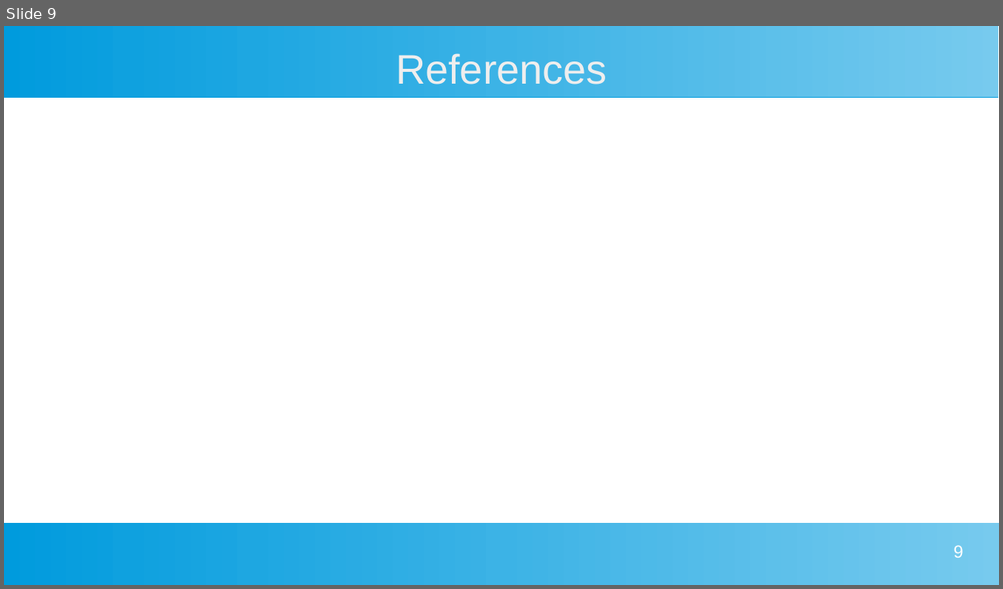
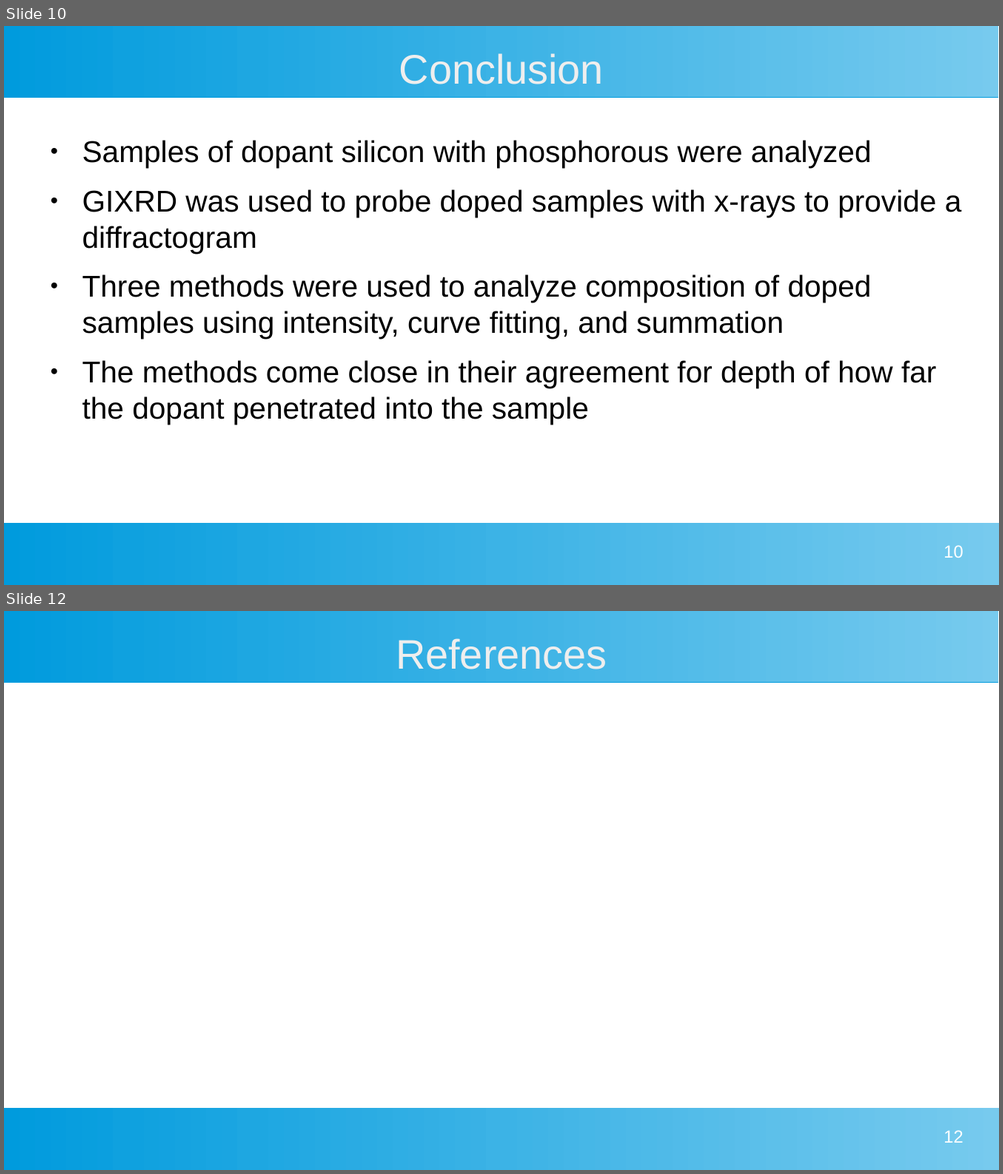
Before and after one commit to MarkS5001/GIXRD-Thesis, a slide deck: Thesis Defense Presentation.odp. Shown one above the other, each under a label of ours: slide 9 before the commit, slides 10 and 12 after it; the slides between them are not shown. The pictures are 1003x589 and 1003x1174 pixels, drawn with LibreOffice and Linux fonts; fonts in the diff are those of the drawing. Boxes give left, top, right and bottom in pixels: in the first picture for what was removed or moved away, otherwise in the second. Text is boxed around its words. In the diff, an @@ line names an element or a change of style, - is before the commit and + after.

Commit message:
Added conclusion slide, and updated other slides according to feedback

```diff
--- a/Thesis Defense Presentation.odp
+++ b/Thesis Defense Presentation.odp
@@ slide 10 added at [4,26,999,585], background #FFFFFF; not listed: 2 template elements that a slide beside it also shows @@
@@ title added at [399,53,603,84], 33 pt, text #EEEEEE @@
+Conclusion
@@ text added at [82,140,962,424], 24 pt, text #000000 @@
+● Samples of dopant silicon with phosphorous were analyzed
+● GIXRD was used to probe doped samples with x-rays to provide a diffractogram
+● Three methods were used to analyze composition of doped samples using intensity, curve fitting, and summation
+● The methods come close in their agreement for depth of how far the dopant penetrated into the sample
@@ page number added at [943,545,962,558], 14 pt, text #FFFFFF @@
+10
@@ what was slide 9 is now slide 12 @@
@@ page number at [943,1130,962,1143]: text changed @@
-9
+12
```
Also in this commit, not shown: 4 slides changed, 3 other slides added, 1 slide removed.
